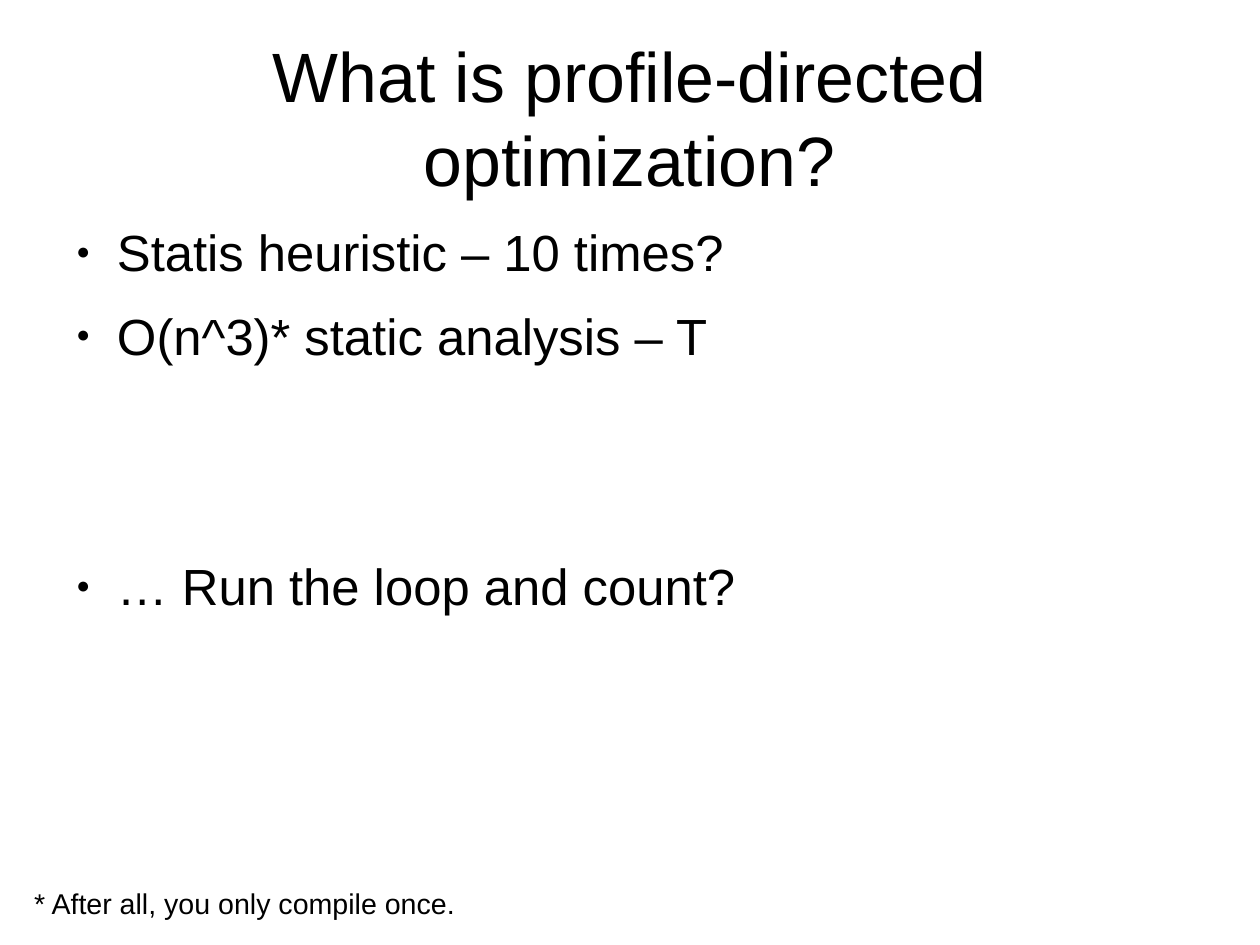
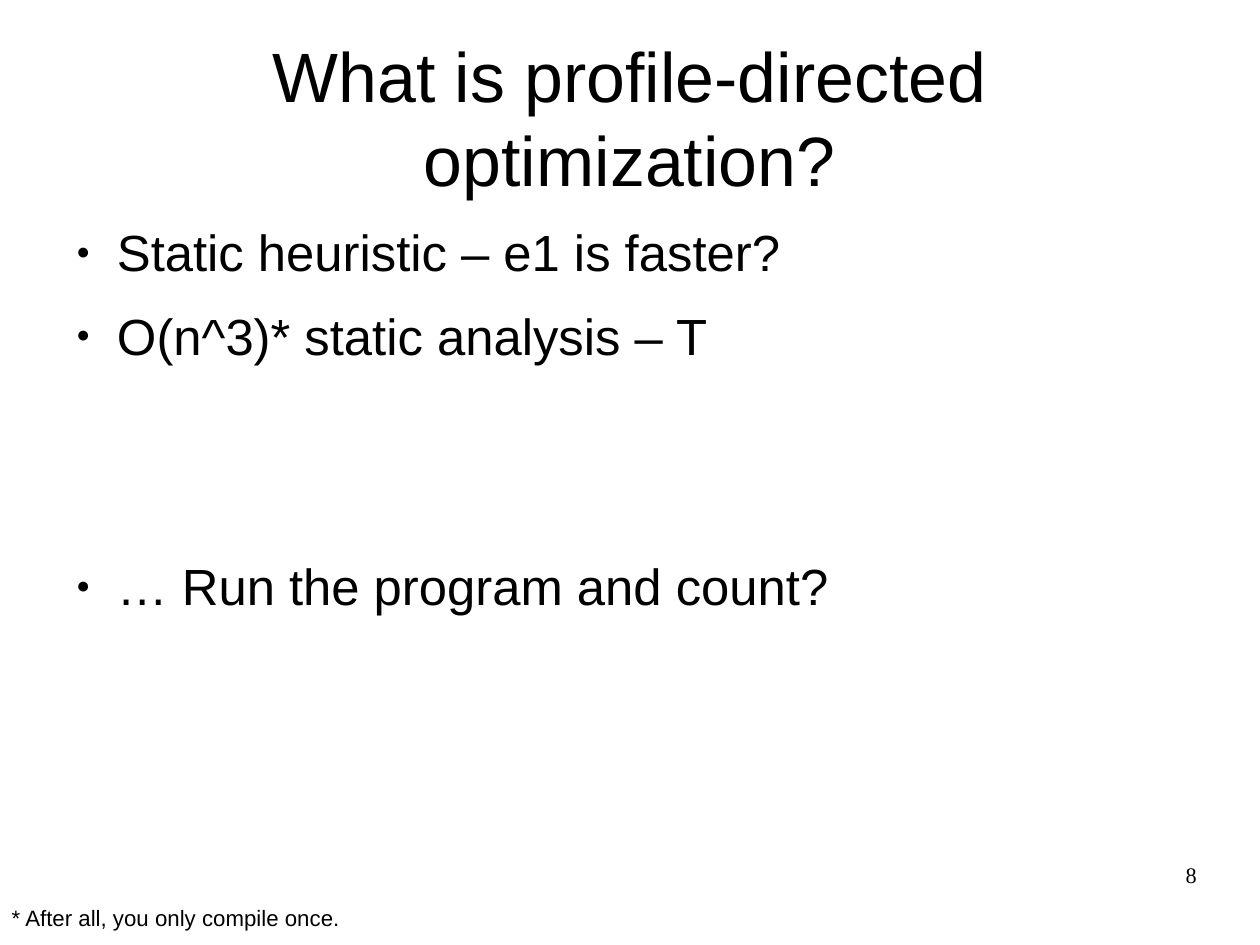
Before and after one commit to wilbowma/pgmp, a slide deck: slide 8 of profile-directed-meta-programming.odp (slide 10 before the commit). Drawn at 1260x945 pixels with LibreOffice and Linux fonts; fonts in the diff are those of the drawing. Boxes give left, top, right and bottom in pixels: in the first picture for what was removed or moved away, otherwise in the second. Text is boxed around its words. In the diff, an @@ line names an element or a change of style, - is before the commit and + after.

```diff
--- a/profile-directed-meta-programming.odp
+++ b/profile-directed-meta-programming.odp
@@ text at [117,234,780,272]: text changed @@
-● Statis heuristic – 10 times?
+● Static heuristic – e1 is faster?
@@ text at [182,568,828,616]: text changed @@
-● … Run the loop and count?
+● … Run the program and count?
@@ page number added at [1186,868,1197,884], 14 pt, text #000000 @@
+8
@@ text "* After all, you only ...": place and size @@
-text "* After all, you only ..." at [52,893,455,919]
+text "* After all, you only ..." at [25,910,339,931]
@@ text "* After all, you only ..." at [25,910,339,931]: size 18 to 14 pt @@
```
Also in this commit, not shown: 26 other slides changed, 14 slides added, 3 slides removed, 1 other file.
